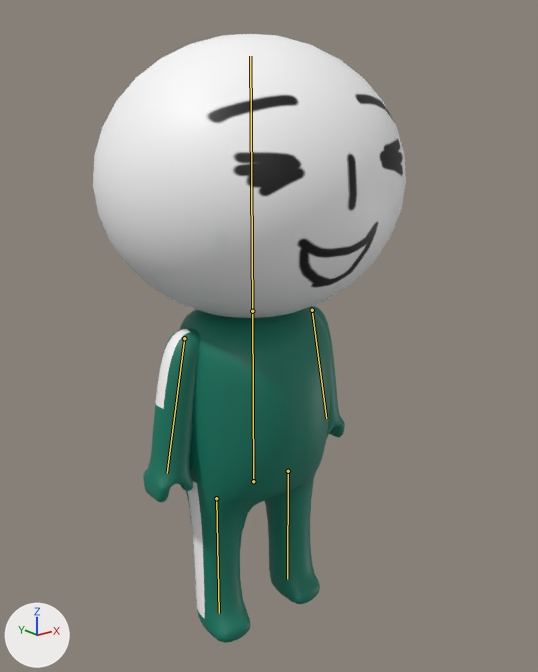
One commit to the Blender file 10/Blender/CharaterBody.blend: the scene before it, then after it.
One viewpoint serves both versions: a 50 mm camera at (-0.847, -1.11, 0.567) aimed at (0.009, -0.039, 0.138). The lights are fixed; the arrows at lower left show +X, +Y and +Z. The bones that bend it are drawn over the model as lines.
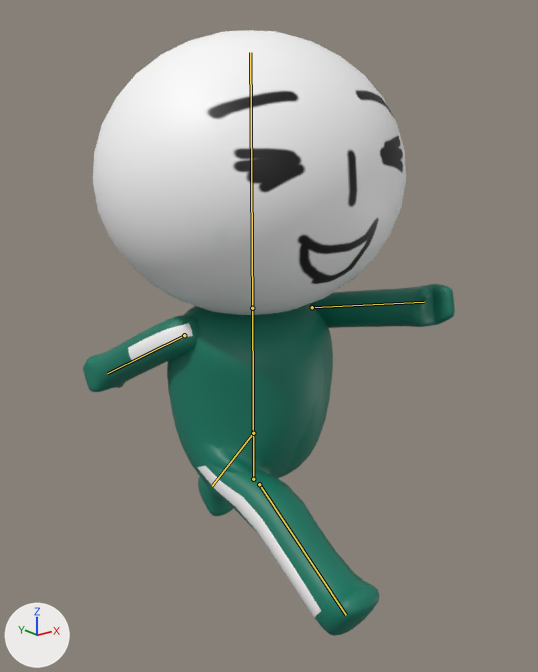
The newer file adds an action. The first version stands in its rest pose; the second is drawn at frame 5 of the action 'jump'.

Pixel boxes [x1, y1, x2, y2] of what changed, in the pictures (538 x 672 px):
'Cube', posed (19% wider): before [93, 34, 406, 643]; after [83, 30, 455, 636]
bone 'Bone', root to tip: before (253, 481) to (252, 311); after (253, 479) to (252, 308)
bone 'Bone.002', root to tip: before (184, 338) to (167, 473); after (184, 335) to (107, 373)
bone 'Bone.003', root to tip: before (312, 310) to (326, 418); after (312, 307) to (424, 302)
bone 'Bone.004', root to tip: before (288, 471) to (287, 579); after (253, 433) to (212, 486)
bone 'Bone.005', root to tip: before (216, 498) to (219, 613); after (259, 484) to (346, 615)

The change in detail:
Bone 'Bone' (bone_bone) moves from (0.0, 0.0, 0.0) to (0.0, 0.006, 0.0).
Bone 'Bone.002' (bone_bone_002) turns from (0, 0, 0) to (-60, -9, 5) degrees about its own x, y and z.
Bone 'Bone.003' (bone_bone_003) turns from (0, 0, 0) to (103, -10, -13) degrees about its own x, y and z.
Bone 'Bone.004' (bone_bone_004) moves from (0.0, 0.0, 0.0) to (0.0, -0.045, -0.123).
Bone 'Bone.004' (bone_bone_004) turns from (0, 0, 0) to (-40, 0, 0) degrees about its own x, y and z.
Bone 'Bone.005' (bone_bone_005) moves from (0.0, 0.0, 0.0) to (0.0, -0.093, 0.142).
Bone 'Bone.005' (bone_bone_005) turns from (0, 0, 0) to (58, 0, 0) degrees about its own x, y and z.
